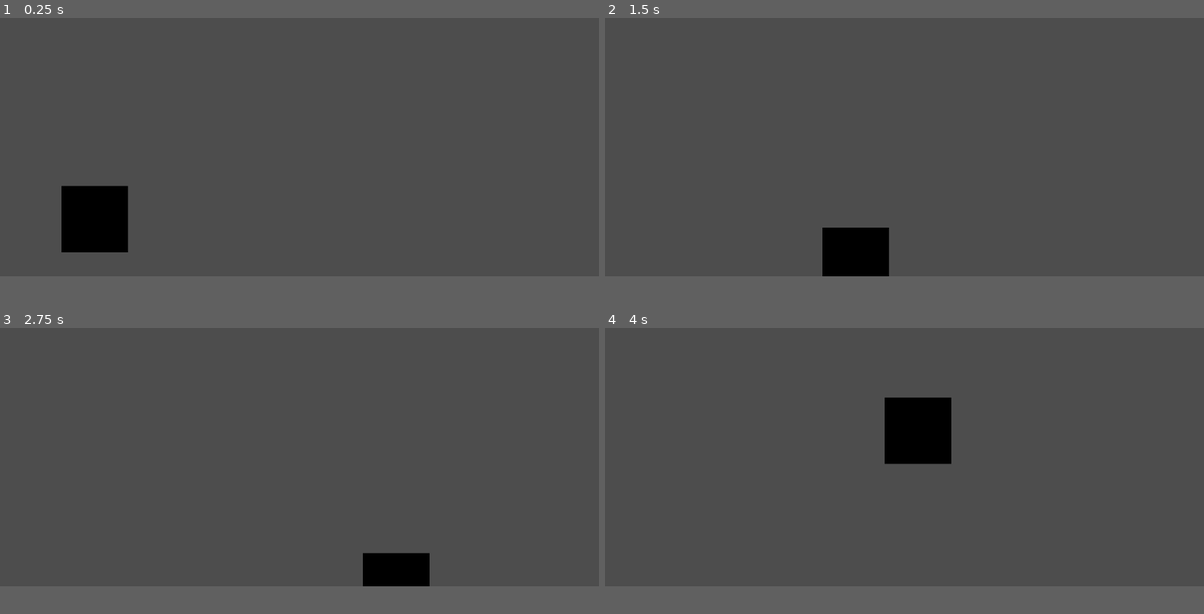
Above: before the commit, frames 1-4 (two rows, left to right).
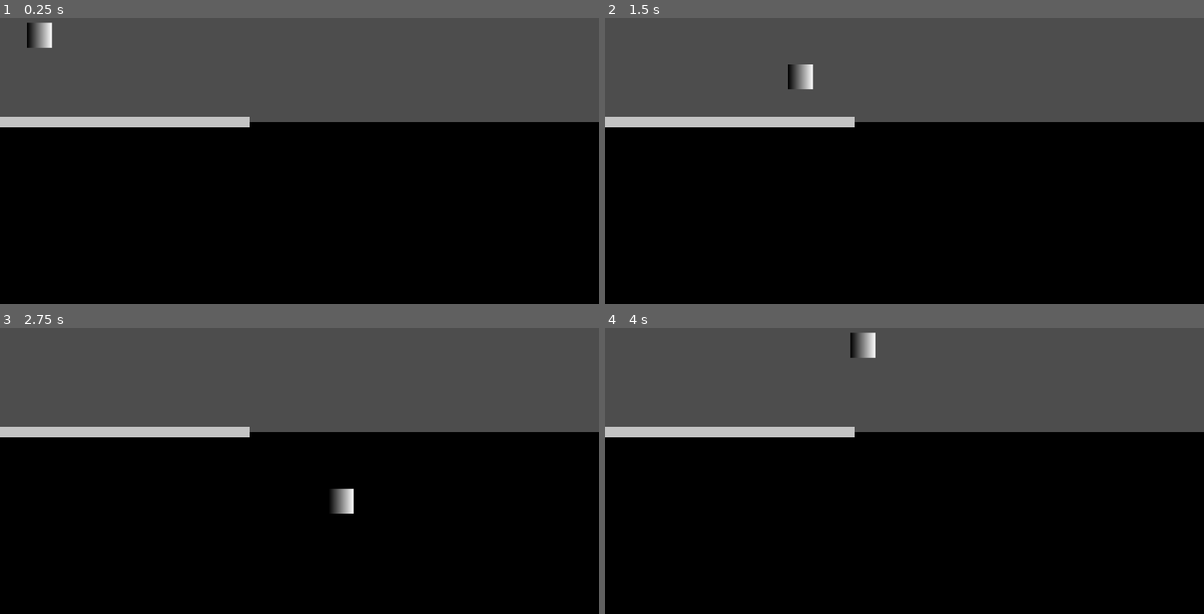
Above: after the commit, the same moments.

Repository: Globs-United/Project
Game: Godot game, scene res://node_2d.tscn
The game is run twice, just before and just after one commit, with the same random seed, the same clock (stepped at 60 frames per second) and the same inputs.
Inputs:
- Up to frame 1 (0.25 s): no input
- Up to frame 2 (1.5 s): tap Enter at 0.5 s; hold Right (moveRight) 0.53-1.28 s; hold Down (moveDown) from 1.28 s (still down)
- Up to frame 3 (2.75 s): release Down (moveDown) at 2.03 s; hold Right (moveRight) from 2.03 s (still down)
- Up to frame 4 (4 s): release Right (moveRight) at 2.78 s; hold Up (moveUp) 2.78-3.53 s; hold Left (moveLeft) from 3.53 s (still down)
The window is 799x449 before the commit and 799x486 after it. Grey fills any space a smaller window leaves; there, only what the larger window draws over its background counts as a difference.

The runs differ from the first frame. In frame 1, 52% of the frame differs, in the area x 0-100%, y 1-91%; in frame 2, 53%; in frame 3, 53%; in frame 4, 55%.

Commit message:
Add wall

Diff:
--- /dev/null
+++ b/bottom.gd
@@ -0,0 +1,9 @@
+extends Sprite2D
+
+var screen_size;
+
+func _ready():
+	screen_size = get_viewport_rect().size
+
+	position = Vector2(screen_size.x / 2, screen_size.y * 3 / 4);
+	scale    = Vector2(screen_size.x / 100, screen_size.y / 200);
--- a/node_2d.tscn
+++ b/node_2d.tscn
@@ -1,23 +1,55 @@
-[gd_scene load_steps=4 format=3 uid="uid://c8cicg3xt0mk8"]
+[gd_scene load_steps=10 format=3 uid="uid://c8cicg3xt0mk8"]
 
 [ext_resource type="Script" uid="uid://c6gpld4isg7ew" path="res://player.gd" id="1_0e48y"]
 [ext_resource type="Texture2D" uid="uid://ccbim107j7xxo" path="res://2025_03_29_0iw_Kleki.png" id="2_epypp"]
+[ext_resource type="Script" uid="uid://caa25t2cwn6p6" path="res://bottom.gd" id="3_epypp"]
+[ext_resource type="Texture2D" uid="uid://cw7jv13e5djli" path="res://grey.png" id="4_0hol4"]
+[ext_resource type="Script" uid="uid://bo555vpjdrsej" path="res://wall.gd" id="4_q6r6c"]
+
+[sub_resource type="Gradient" id="Gradient_epypp"]
+
+[sub_resource type="GradientTexture1D" id="GradientTexture1D_0hol4"]
+gradient = SubResource("Gradient_epypp")
 
 [sub_resource type="RectangleShape2D" id="RectangleShape2D_0hol4"]
-size = Vector2(128, 128)
+size = Vector2(96, 96)
+
+[sub_resource type="RectangleShape2D" id="RectangleShape2D_q6r6c"]
+size = Vector2(96, 96)
 
 [node name="Node2D" type="Node2D"]
 
 [node name="Player" type="Area2D" parent="."]
-position = Vector2(182, 538)
+position = Vector2(76, 183)
+scale = Vector2(0.5, 0.5)
 script = ExtResource("1_0e48y")
 metadata/_edit_group_ = true
 
-[node name="202503290IwKleki" type="Sprite2D" parent="Player"]
-position = Vector2(1.46627e-05, 1.90735e-06)
-scale = Vector2(1.28, 1.28)
-texture = ExtResource("2_epypp")
+[node name="texture" type="Sprite2D" parent="Player"]
+position = Vector2(0, 3.8147e-06)
+scale = Vector2(0.375, 95.9999)
+texture = SubResource("GradientTexture1D_0hol4")
 
 [node name="CollisionShape2D" type="CollisionShape2D" parent="Player"]
-position = Vector2(2.28882e-05, 3.05176e-05)
 shape = SubResource("RectangleShape2D_0hol4")
+
+[node name="bottom (temp)" type="Sprite2D" parent="."]
+z_index = -5
+position = Vector2(76, 577)
+texture = ExtResource("2_epypp")
+script = ExtResource("3_epypp")
+
+[node name="wall" type="StaticBody2D" parent="."]
+position = Vector2(240, 350)
+scale = Vector2(5, 0.2)
+script = ExtResource("4_q6r6c")
+metadata/_edit_group_ = true
+
+[node name="Grey" type="Sprite2D" parent="wall"]
+position = Vector2(0, 3.05176e-05)
+scale = Vector2(0.96, 0.96)
+texture = ExtResource("4_0hol4")
+
+[node name="CollisionShape2D" type="CollisionShape2D" parent="wall"]
+position = Vector2(0, -6.10352e-05)
+shape = SubResource("RectangleShape2D_q6r6c")
--- a/player.gd
+++ b/player.gd
@@ -1,6 +1,7 @@
 extends Area2D
 
 @export var speed = 400;
+var velocity = Vector2.ZERO;
 
 var screen_size;
 
@@ -8,7 +9,7 @@
 	screen_size = get_viewport_rect().size
 
 func _process(delta):
-	var velocity = Vector2.ZERO # The player's movement vector.
+	velocity *= 0;
 	if Input.is_action_pressed("moveRight"):
 		velocity.x += 1
 	if Input.is_action_pressed("moveLeft"):
@@ -23,3 +24,10 @@
 
 	position += velocity * delta
 	position = position.clamp(Vector2.ZERO, screen_size)
+"""
+func _physics_process(delta):
+	var collision_info = move_and_collide(velocity * delta)
+	if collision_info:
+		print(1);
+		#velocity = velocity.bounce(collision_info.get_normal())
+"""
--- a/project.godot
+++ b/project.godot
@@ -14,6 +14,10 @@
 run/main_scene="uid://c8cicg3xt0mk8"
 config/features=PackedStringArray("4.4", "GL Compatibility")
 config/icon="res://icon.svg"
+
+[display]
+
+window/size/viewport_height=700
 
 [input]
 
--- /dev/null
+++ b/wall.gd
@@ -0,0 +1,9 @@
+extends StaticBody2D
+
+var screen_size;
+
+func _ready():
+	screen_size = get_viewport_rect().size
+
+	position *= screen_size.y / 700;
+	scale    *= screen_size.y / 700;
Not shown, added: bottom.gd.uid
Binary file added: grey.png
Not shown, added: grey.png.import
Not shown, added: wall.gd.uid
